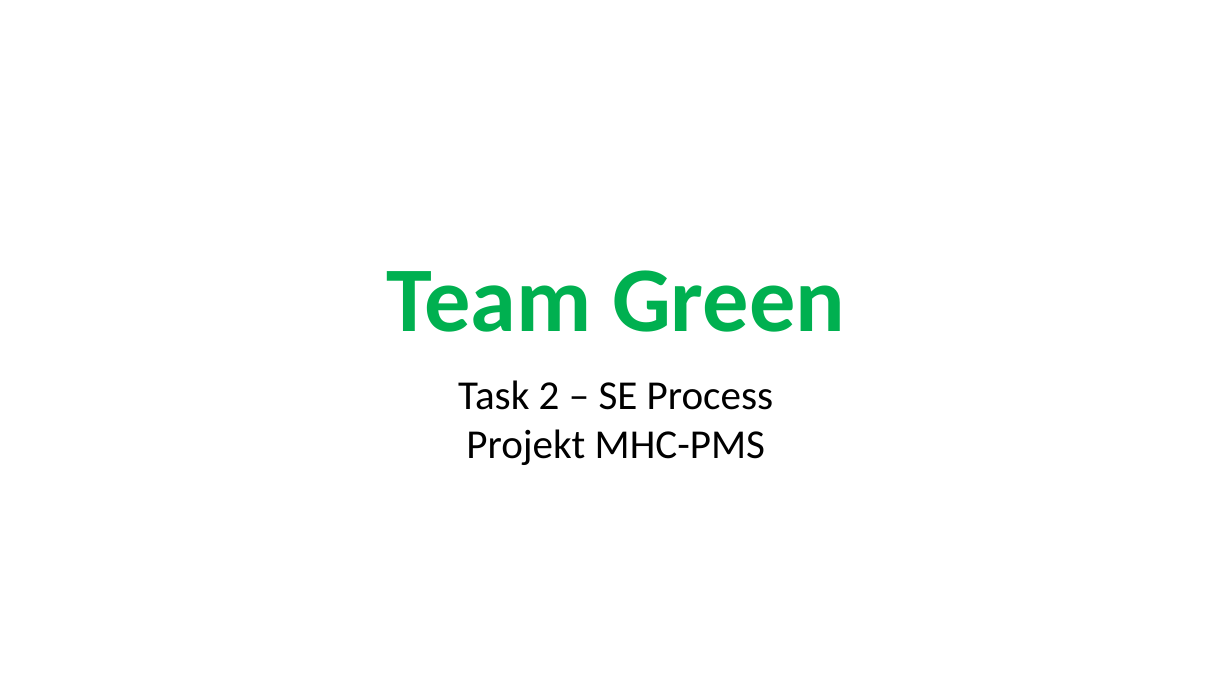
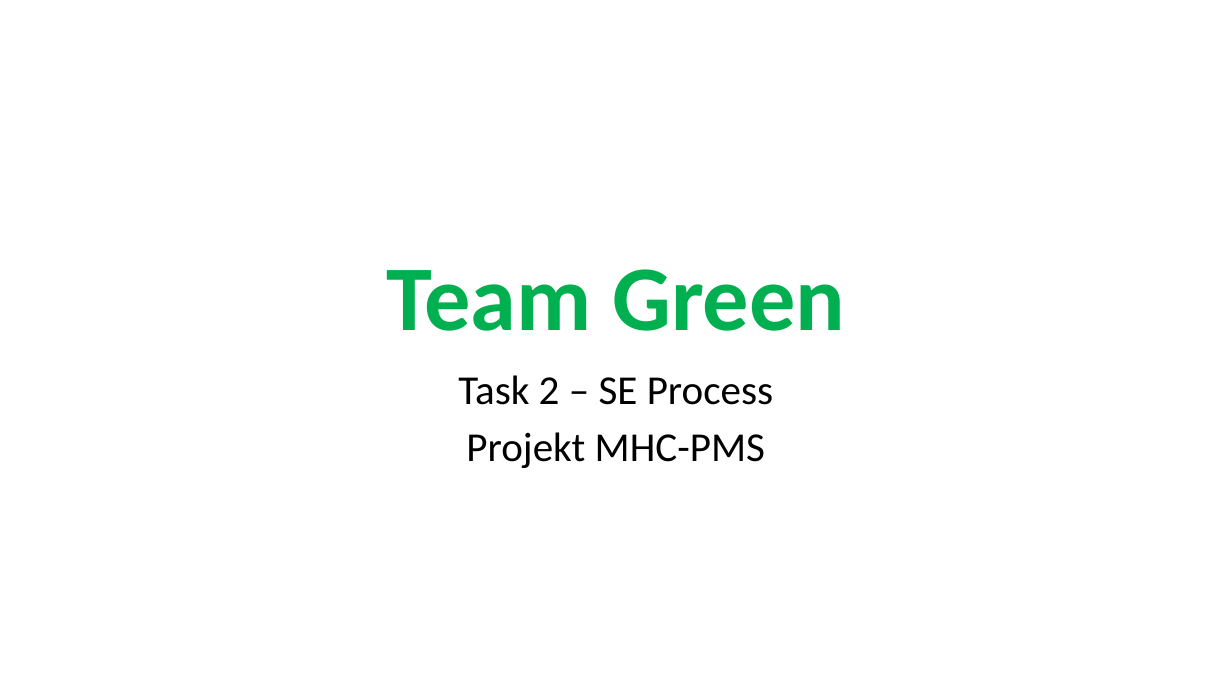
Before and after one commit to sarahmele/ch.bfh.btx8081.w2015.green, a slide deck: slide 1 of doc/task02/Task2.pptx. Drawn at 1232x693 pixels with LibreOffice and Linux fonts; fonts in the diff are those of the drawing. Boxes give left, top, right and bottom in pixels: in the first picture for what was removed or moved away, otherwise in the second. Text is boxed around its words. In the diff, an @@ line names an element or a change of style, - is before the commit and + after.

Commit message:
Task2 repariert

```diff
--- a/doc/task02/Task2.pptx
+++ b/doc/task02/Task2.pptx
@@ subtitle "Task 2 – SE Process" at (x1=458, y1=375, x2=773, y2=468): line spacing 1 to 0.9; more space between paragraphs @@
```
Also in this commit, not shown: 6 other slides changed.
